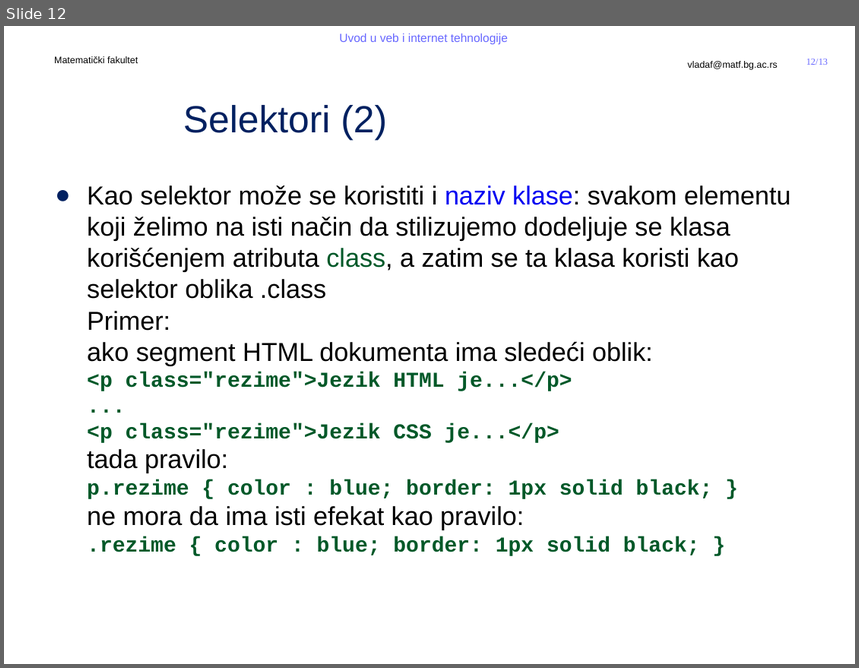
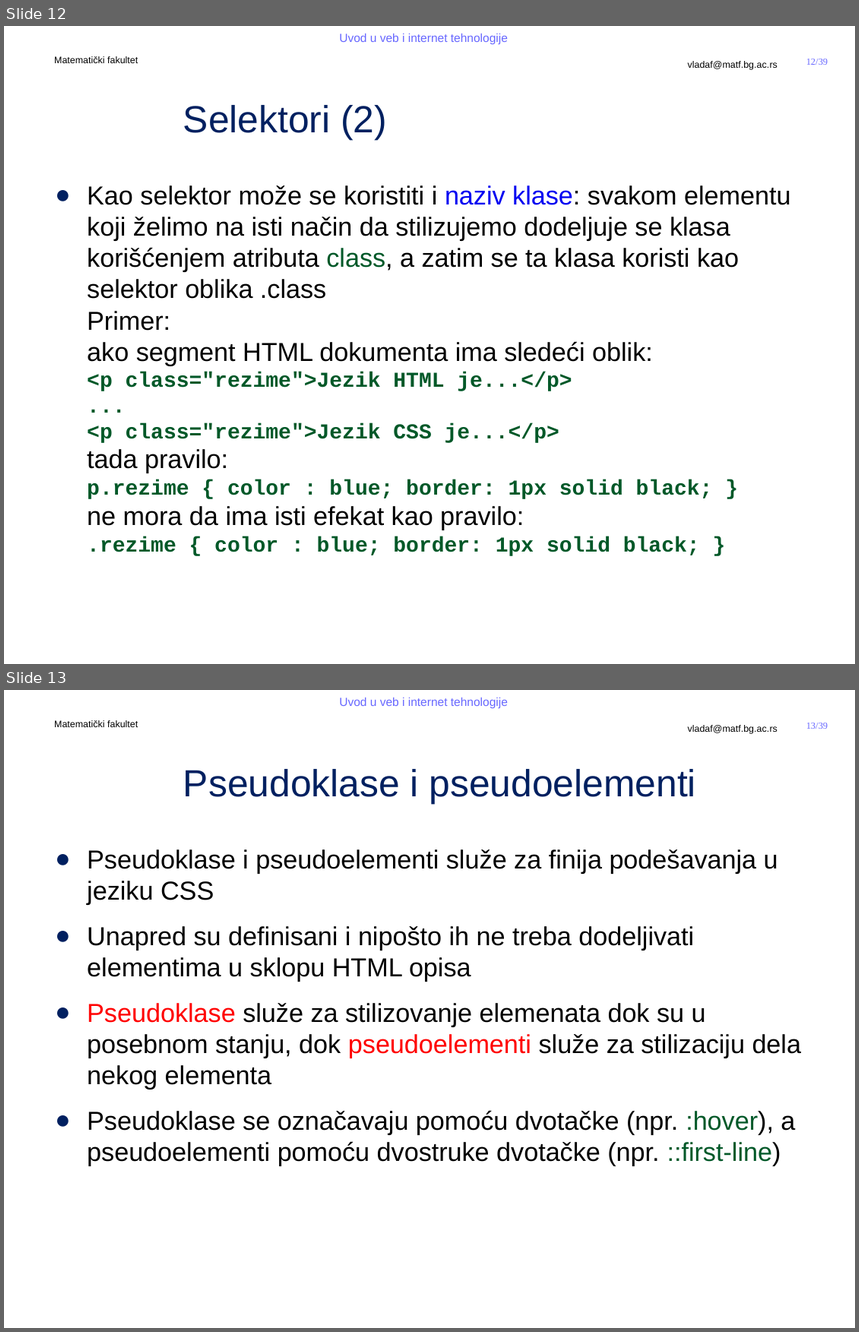
Before and after one commit to MatfUVIT/info, a slide deck: predavanja/prezentacije/UVIT04-01-CSS.pptx. Shown one above the other, each under a label of ours: slide 12 before the commit, slides 12 and 13 after it. The pictures are 859x668 and 859x1332 pixels, drawn with LibreOffice and Linux fonts; fonts in the diff are those of the drawing; background and template pictures are left out. Boxes give left, top, right and bottom in pixels: in the first picture for what was removed or moved away, otherwise in the second. Text is boxed around its words. In the diff, an @@ line names an element or a change of style, - is before the commit and + after.

```diff
--- a/predavanja/prezentacije/UVIT04-01-CSS.pptx
+++ b/predavanja/prezentacije/UVIT04-01-CSS.pptx
@@ slide 13 added at [4,690,855,1328], background #FFFFFF; not listed: 5 template elements that a slide beside it also shows @@
@@ title added at [183,769,696,804], 32 pt, text #002060 @@
+Pseudoklase i pseudoelementi
@@ text added at [87,850,802,1166], 22 pt, text #000000 @@
+● Pseudoklase i pseudoelementi služe za finija podešavanja u jeziku CSS
+● Unapred su definisani i nipošto ih ne treba dodeljivati elementima u sklopu HTML opisa
+● Pseudoklase služe za stilizovanje elemenata dok su u posebnom stanju, dok pseudoelementi služe za stilizaciju dela nekog elementa
+● Pseudoklase se označavaju pomoću dvotačke (npr. :hover), a pseudoelementi pomoću dvostruke dvotačke (npr. ::first-line)
@@ page number at [807,59,828,65]: text changed @@
-12/13
+12/39
```
Also in this commit, not shown: 1 slide changed, 25 other slides added, 3 other files.
